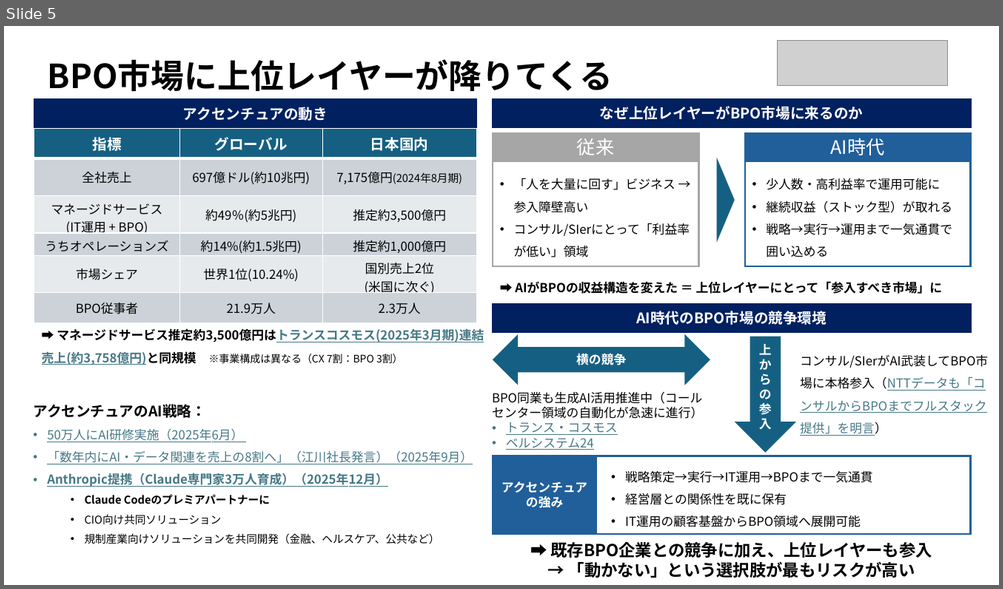
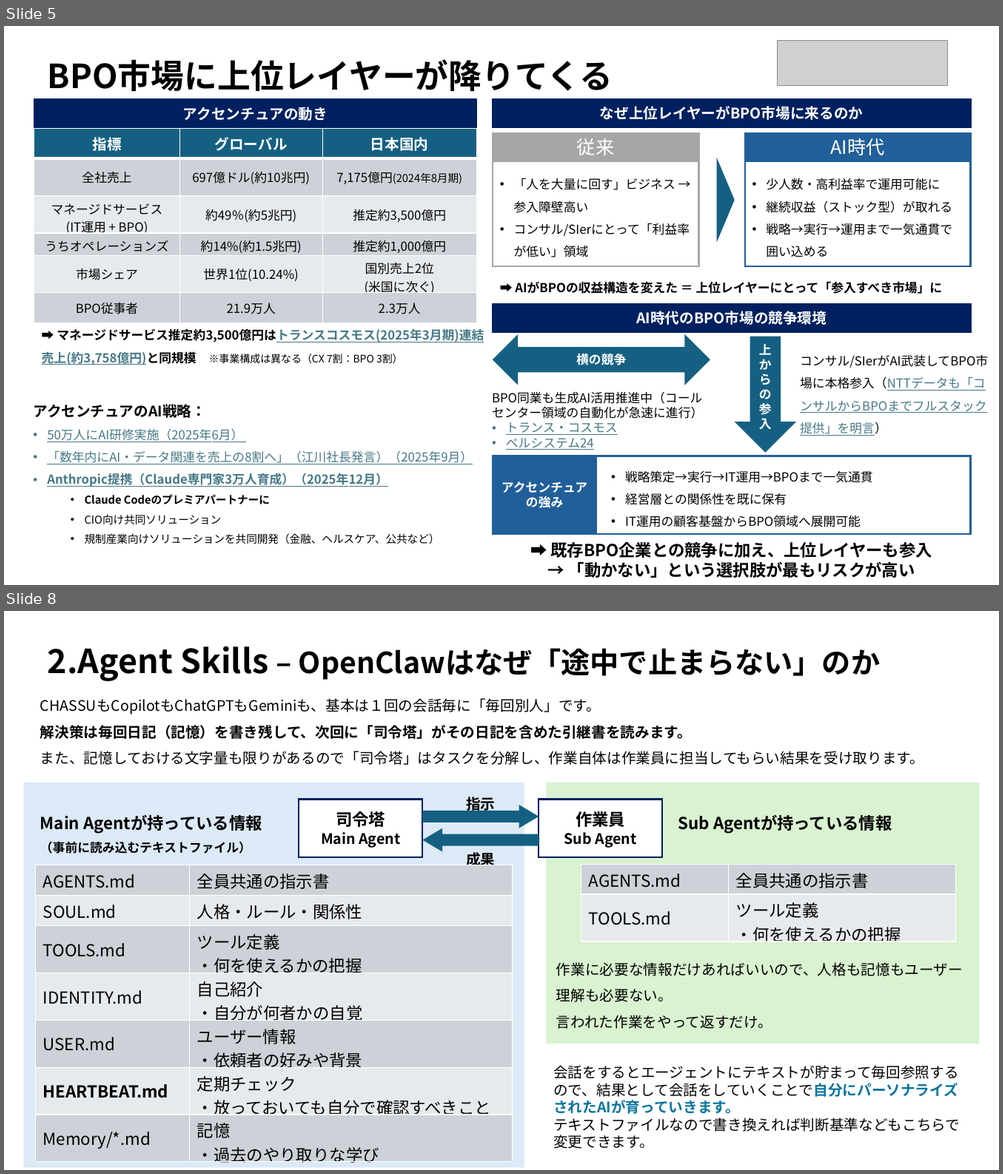
Before and after one commit to haits812/skills, a slide deck: プレゼンテーション1.pptx. Shown one above the other, each under a label of ours: slide 5 before the commit, slides 5 and 8 after it; the slides between them are not shown. The pictures are 1003x589 and 1003x1174 pixels, drawn with LibreOffice and Linux fonts; fonts in the diff are those of the drawing; grey boxes stand for pictures. Boxes give left, top, right and bottom in pixels: in the first picture for what was removed or moved away, otherwise in the second. Text is boxed around its words. In the diff, an @@ line names an element or a change of style, - is before the commit and + after.

```diff
--- a/プレゼンテーション1.pptx
+++ b/プレゼンテーション1.pptx
@@ slide 8 added at (4, 611, 999, 1170), background #FFFFFF @@
@@ text added at (48, 646, 879, 681), 28 pt, text #000000, bold @@
+2.Agent Skills – OpenClawはなぜ「途中で止まらない」のか
@@ text added at (40, 698, 924, 765), 14 pt, text #000000 @@
+CHASSUもCopilotもChatGPTもGeminiも、基本は１回の会話毎に「毎回別人」です。
+解決策は毎回日記（記憶）を書き残して、次回に「司令塔」がその日記を含めた引継書を読みます。
+また、記憶しておける文字量も限りがあるので「司令塔」はタスクを分解し、作業自体は作業員に担当してもらい結果を受け取ります。
@@ rectangle added at (23, 783, 524, 1167), fill #DCEAF7 @@
@@ rectangle added at (546, 783, 980, 1045), fill #D9F2D0 @@
@@ rectangle added at (299, 800, 423, 858), fill #FFFFFF, outline #002060 1.5 pt, 14 pt, text #000000, bold @@
+司令塔
+Main Agent
@@ right arrow added at (423, 805, 539, 829), fill #156082 @@
@@ text added at (466, 795, 495, 814), 14 pt, text #000000, bold @@
+指示
@@ rectangle added at (539, 800, 663, 858), fill #FFFFFF, outline #002060 1.5 pt, 14 pt, text #000000, bold @@
+作業員
+Sub Agent
@@ text added at (40, 815, 262, 854), 16 pt, text #000000, bold @@
+Main Agentが持っている情報
+（事前に読み込むテキストファイル）
@@ right arrow added at (423, 828, 539, 852), fill #156082 @@
@@ text added at (564, 815, 891, 845), 16 pt, text #000000, bold @@
+Sub Agentが持っている情報
@@ text added at (466, 852, 495, 866), 14 pt, text #000000, bold @@
+成果
@@ table added at (35, 866, 512, 1166), 7 rows, 2 columns @@
+AGENTS.md | 全員共通の指示書
+SOUL.md | 人格・ルール・関係性
+TOOLS.md | ツール定義 / ・何を使えるかの把握
+IDENTITY.md | 自己紹介 / ・自分が何者かの自覚
+USER.md | ユーザー情報 / ・依頼者の好みや背景
+HEARTBEAT.md | 定期チェック / ・放っておいても自分で確認すべきこと
+Memory/*.md | 記憶 / ・過去のやり取りな学び
@@ table added at (580, 865, 956, 944), 2 rows, 2 columns @@
+AGENTS.md | 全員共通の指示書
+TOOLS.md | ツール定義 / ・何を使えるかの把握
@@ text added at (556, 963, 962, 1029), 14 pt, text #000000 @@
+作業に必要な情報だけあればいいので、人格も記憶もユーザー理解も必要ない。
+言われた作業をやって返すだけ。
@@ text added at (553, 1065, 959, 1149), 14 pt, text #000000 @@
+会話をするとエージェントにテキストが貯まって毎回参照するので、結果として会話をしていくことで自分にパーソナライズされたAIが育っていきます。
+テキストファイルなので書き換えれば判断基準などもこちらで変更できます。
```
Also in this commit, not shown: 5 other slides added.
